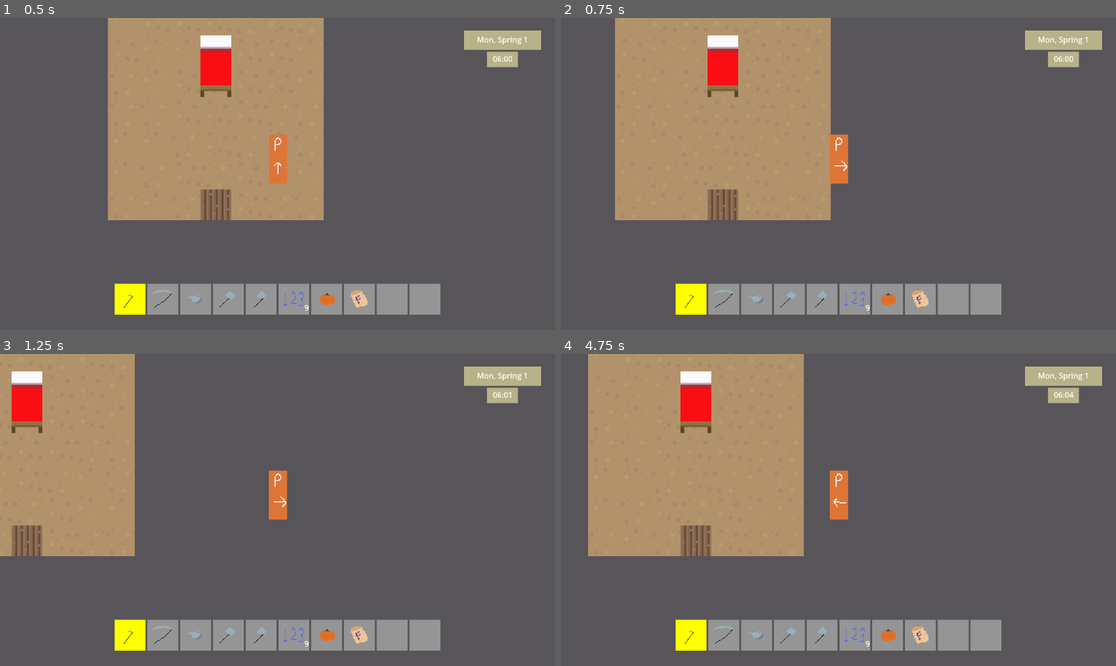
Above: before the commit, frames 1-4 (two rows, left to right).
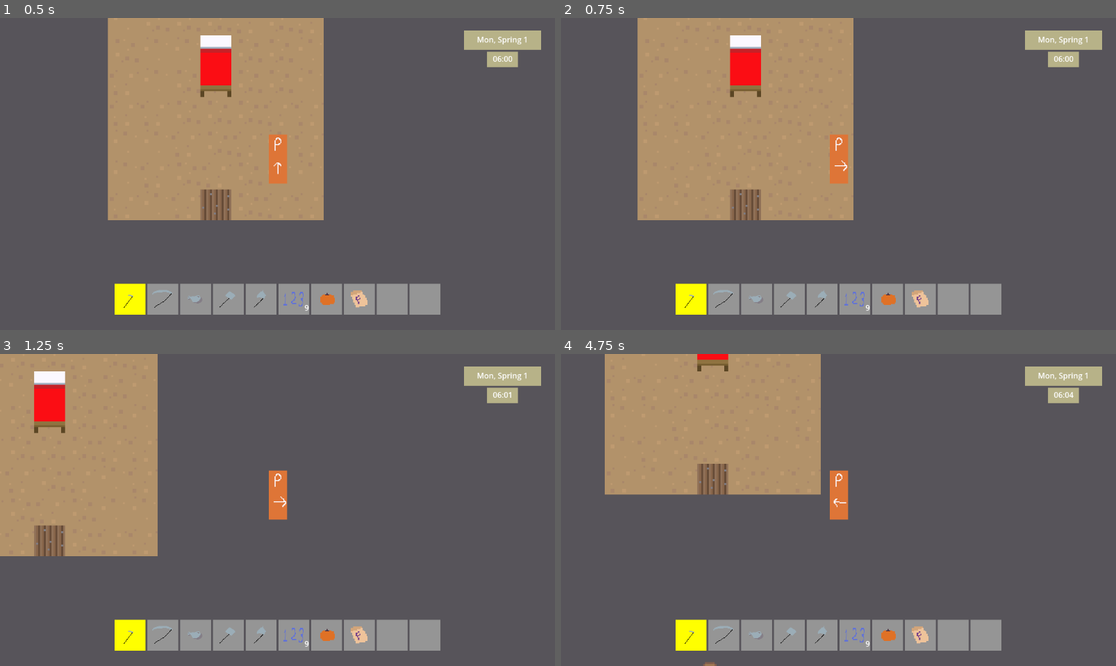
Above: after the commit, the same moments.

Repository: ellis-matthew4/farming-game-framework
Game: Godot game, scene res://scenes/map.tscn
Two runs of this game, one before a commit and one after it. Both use one fixed random seed, a clock stepped at 60 frames per second and the inputs below. The project has no main scene, so this scene is started directly.
Inputs (mouse positions are in pixels of both pictures, inside the frame that each line leads up to):
- Up to frame 1 (0.5 s): no input
- Up to frame 2 (0.75 s): tap Enter at 0.5 s; move the mouse to (960, 158) at 0.52 s; hold D (move_right) from 0.53 s (still down); tap Space (player_interact) at 0.6 s; click (960, 158) at 0.67 s
- Up to frame 3 (1.25 s): keep holding D (move_right)
- Up to frame 4 (4.75 s): move the mouse to (727, 525) at 1.27 s; release D (move_right) at 1.28 s; hold S (move_down) 1.28-2.03 s; tap Mouse wheel down (ux_mwd) at 1.35, 3.6 s; move the mouse to (894, 441) at 2.02 s; hold D (move_right) 2.03-2.78 s; tap Mouse wheel up (ux_mwu) at 2.1, 4.35 s; move the mouse to (810, 572) at 2.77 s; hold W (move_up) 2.78-3.53 s; tap Space (player_interact) at 2.85, 3.5 s; click (810, 572) at 2.92 s; move the mouse to (1005, 556) at 3.52 s; hold A (move_left) from 3.53 s (still down); move the mouse to (672, 463) at 4.27 s

Frame 1 is identical in both runs. In frame 2, 7.1% of the frame differs, in the area x 9-53%, y 0-65%; in frame 3, 5.0%; in frame 4, 12%, in the area x 4-47%, y 0-100%.

Commit message:
Fixed movement jitter

Diff:
--- a/src/scripts/globals.gd
+++ b/src/scripts/globals.gd
@@ -33,6 +33,7 @@
 		'seed': game_seed,
 		'mw input?': can_accept_mw_input,
 		'can_move?': movement_blocked,
+		'player_stopping?': player.stopping,
 		'inventory slots': str(unlocked_inventory_slots) + "/" + str(max_inventory_slots),
 		'device': 'keyboard' if keyboard else 'controller',
 		'time stopped?': time_stopped,
--- a/src/scripts/player.gd
+++ b/src/scripts/player.gd
@@ -4,13 +4,21 @@
 var facing = DIRS.DOWN
 var vertical = DIRS.DOWN
 var horizontal = DIRS.RIGHT
-var moving = false
+var stopping = false
 
 var snap = Globals.map_grid_size
+var snap_point
+
+signal turn(dir)
+signal walk
+signal stop
 
 func _ready():
 	Globals.player = self
 	Globals.camera = get_node("Camera2D")
+	self.turn.connect(_turn)
+	self.walk.connect(_walk)
+	self.stop.connect(_stop)
 
 func _physics_process(delta):
 	if not Globals.movement_blocked:
@@ -30,34 +38,37 @@
 		move_and_slide()
 
 func _handle_walk():
-	if Input.is_action_pressed("move_right"):
-		$AnimatedSprite2D.play("right")
-		moving = true
-		facing = DIRS.RIGHT
-		horizontal = DIRS.RIGHT
-		velocity = Vector2.RIGHT * Globals.WALK_SPEED
-	elif Input.is_action_pressed("move_left"):
-		$AnimatedSprite2D.play("left")
-		moving = true
-		facing = DIRS.LEFT
-		horizontal = DIRS.LEFT
-		velocity = Vector2.LEFT * Globals.WALK_SPEED
-	elif Input.is_action_pressed("move_down"):
-		$AnimatedSprite2D.play("down")
-		moving = true
-		facing = DIRS.DOWN
-		vertical = DIRS.DOWN
-		velocity = Vector2.DOWN * Globals.WALK_SPEED
-	elif Input.is_action_pressed("move_up"):
-		$AnimatedSprite2D.play("up")
-		moving = true
-		facing = DIRS.UP
-		vertical = DIRS.UP
-		velocity = Vector2.UP * Globals.WALK_SPEED
+	if not stopping:
+		if Input.is_action_pressed("move_right"):
+			emit_signal("turn", DIRS.RIGHT)
+			await get_tree().create_timer(0.05).timeout
+			if Input.is_action_pressed("move_right"):
+				emit_signal("walk")
+		elif Input.is_action_pressed("move_left"):
+			emit_signal("turn", DIRS.LEFT)
+			await get_tree().create_timer(0.05).timeout
+			if Input.is_action_pressed("move_left"):
+				emit_signal("walk")
+		elif Input.is_action_pressed("move_down"):
+			emit_signal("turn", DIRS.DOWN)
+			await get_tree().create_timer(0.05).timeout
+			if Input.is_action_pressed("move_down"):
+				emit_signal("walk")
+		elif Input.is_action_pressed("move_up"):
+			emit_signal("turn", DIRS.UP)
+			await get_tree().create_timer(0.05).timeout
+			if Input.is_action_pressed("move_up"):
+				emit_signal("walk")
+		elif velocity != Vector2(0,0):
+			emit_signal("stop")
 	else:
 		if _snapped():
-			velocity = Vector2(0,0)
-			global_position = _snap()
+			if global_position.direction_to(snap_point) == get_direction():
+				velocity = Vector2(0,0)
+				global_position = snap_point
+				stopping = false
+			else:
+				emit_signal("stop")
 		else:
 			velocity = _get_snap_vector() * Globals.WALK_SPEED
 	_align_interact_pivot(facing)
@@ -75,9 +86,6 @@
 
 func get_real_position():
 	return $InteractPivot.global_position
-
-func get_offset():
-	return Vector2(8, 24)
 
 func _interact():
 	var li = get_node("InteractPivot/InteractionArea").get_overlapping_bodies()
@@ -99,20 +107,59 @@
 	pass
 
 func _snapped():
-	return global_position.distance_to(_snap()) < 4
+	return global_position.distance_to(snap_point) < 4
 
 func _get_snap_vector():
-	return global_position.direction_to(_snap())
+	return global_position.direction_to(snap_point)
 
 func _snap():
 	var x = int(global_position.x)
 	var y = int(global_position.y)
-	var x_modifier = 1 if horizontal == DIRS.RIGHT else -1
-	var y_modifier = 1 if vertical == DIRS.DOWN else -1
-	while x % snap != 0 or y % snap != 0:
-		x += x_modifier if x % snap != 0 else 0
-		y += y_modifier if y % snap != 0 else 0
-	return Vector2(x,y)
+	var mod = 0
+	match(facing):
+		DIRS.UP:
+			mod = posmod(y, snap)
+			y -= mod
+		DIRS.DOWN:
+			mod = snap - posmod(y, snap)
+			y += mod
+		DIRS.LEFT:
+			mod = posmod(x, snap)
+			x -= mod
+		DIRS.RIGHT:
+			mod = snap - posmod(x, snap)
+			x += mod
+	var result = Vector2(x,y)
+	return result
+
+func _turn(dir):
+	if velocity != Vector2(0,0) and facing != dir:
+		emit_signal("stop")
+		return
+	match(dir):
+		DIRS.DOWN:
+			$AnimatedSprite2D.play("down")
+			facing = DIRS.DOWN
+			horizontal = DIRS.DOWN
+		DIRS.LEFT:
+			$AnimatedSprite2D.play("left")
+			facing = DIRS.LEFT
+			horizontal = DIRS.LEFT
+		DIRS.UP:
+			$AnimatedSprite2D.play("up")
+			facing = DIRS.UP
+			horizontal = DIRS.UP
+		DIRS.RIGHT:
+			$AnimatedSprite2D.play("right")
+			facing = DIRS.RIGHT
+			horizontal = DIRS.RIGHT
+
+func _walk():
+	velocity = get_direction() * Globals.WALK_SPEED
+
+func _stop():
+	stopping = true
+	snap_point = _snap()
 
 func _align_interact_pivot(dir):
 	var n = get_node("InteractPivot/InteractionArea")
